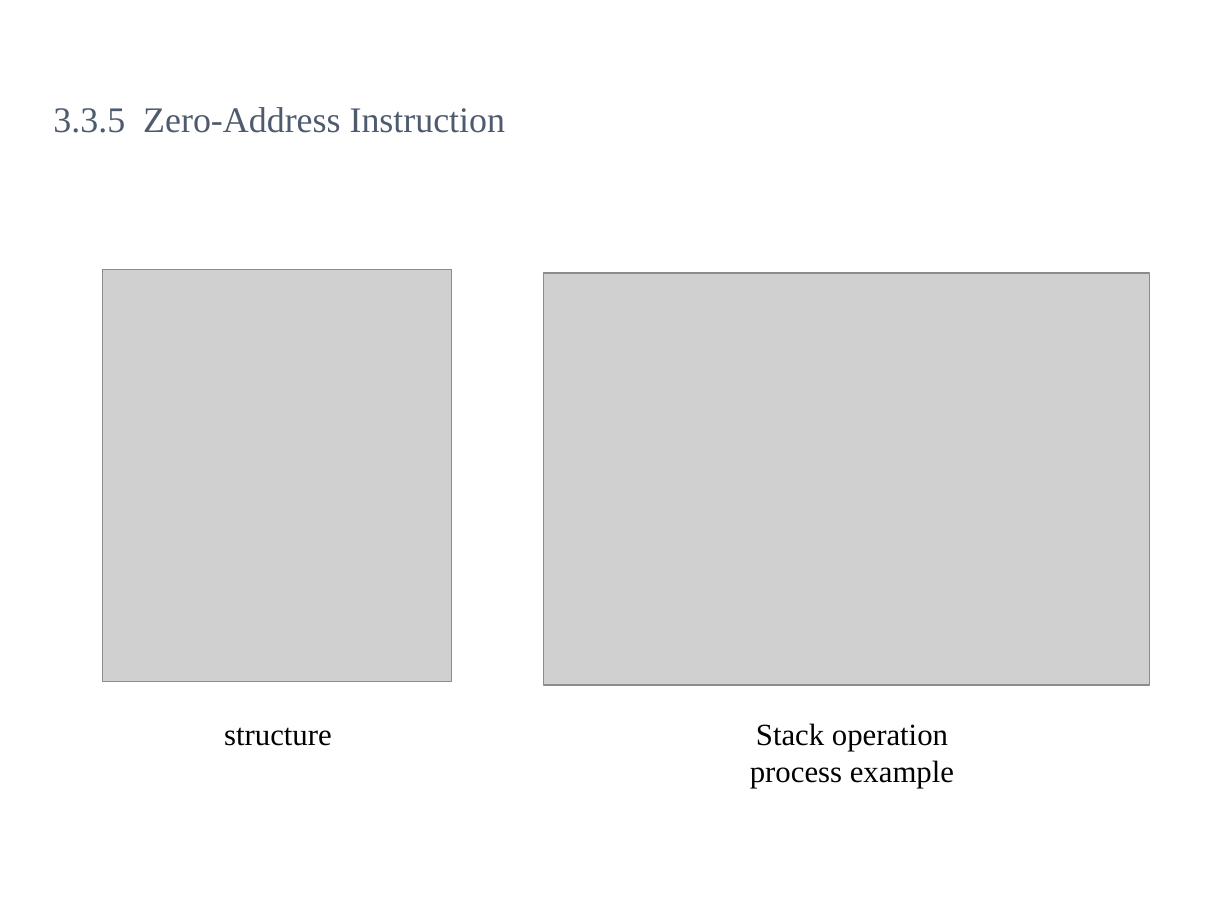
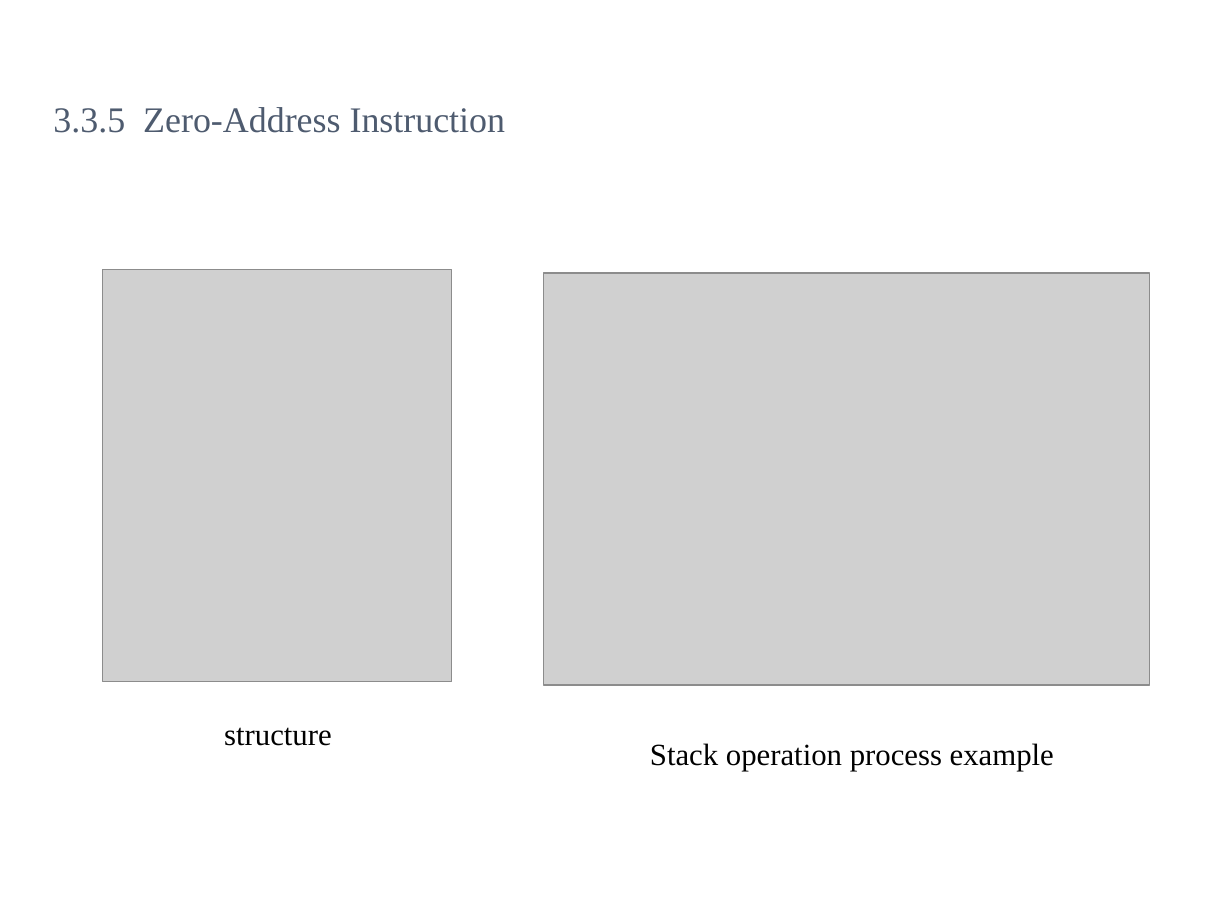
Before and after one commit to kevincdj3269-hash/CLASS-Comptuer-Architecture-, a slide deck: slide 52 of Course/ch03.ppt. Drawn at 1232x924 pixels with LibreOffice and Linux fonts; fonts in the diff are those of the drawing; grey boxes stand for pictures; background and template pictures are left out. Boxes give left, top, right and bottom in pixels: in the first picture for what was removed or moved away, otherwise in the second. Text is boxed around its words. In the diff, an @@ line names an element or a change of style, - is before the commit and + after.

```diff
--- a/Course/ch03.ppt
+++ b/Course/ch03.ppt
@@ text "Stack operation process example" rewrapped from (750, 723, 954, 788) to (650, 743, 1054, 772) @@
```
Also in this commit, not shown: 41 other slides changed.
